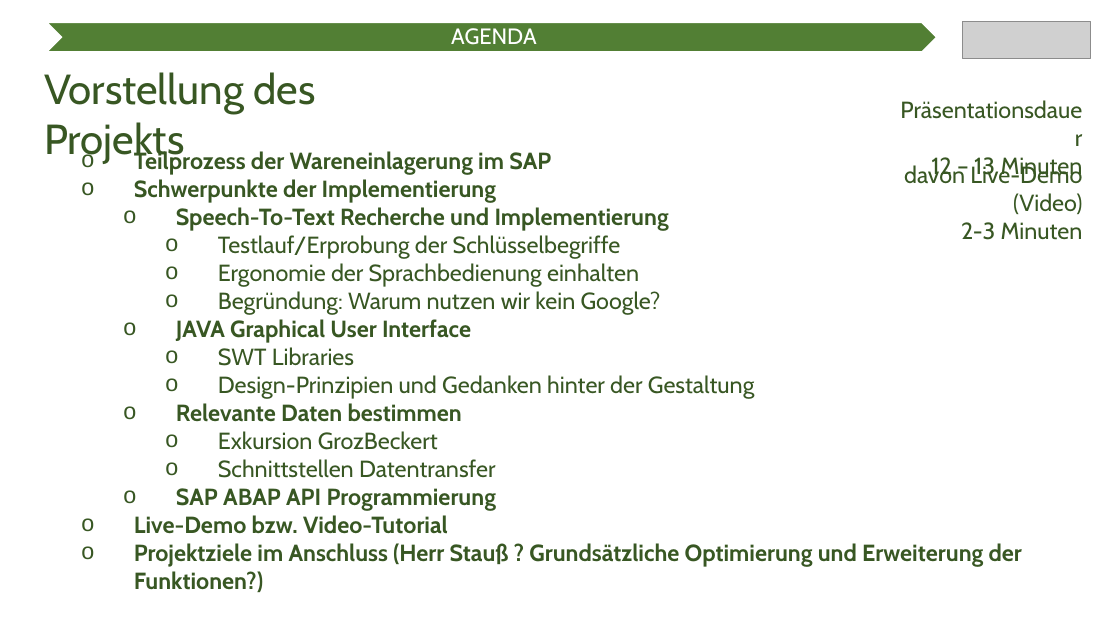
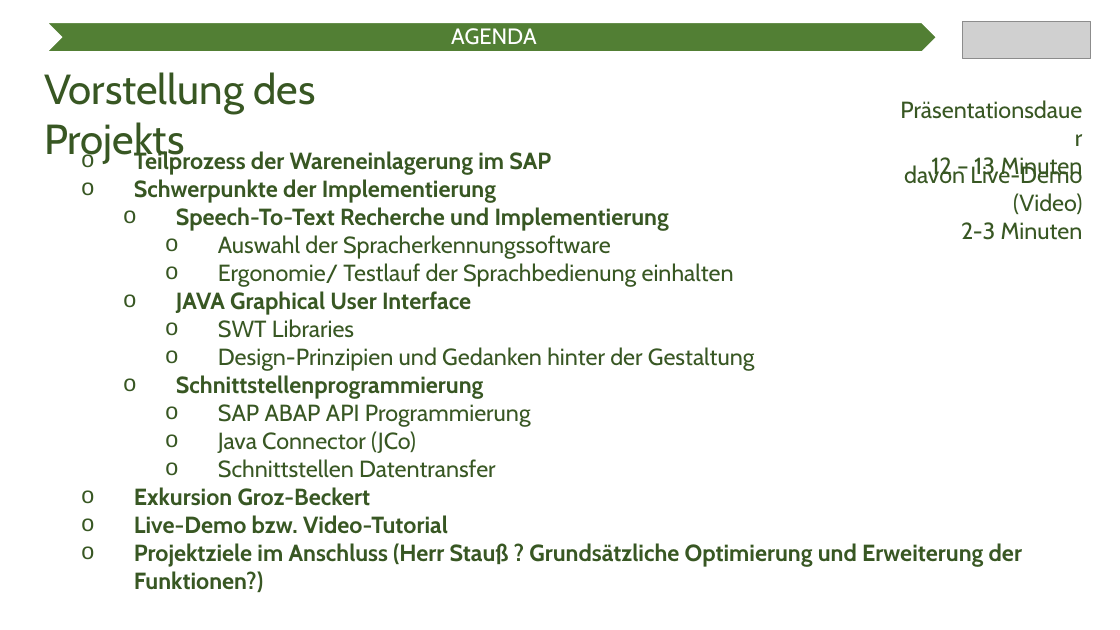
Before and after one commit to Ratoh/SAPLEXA, a slide deck: slide 2 of CavallaroAngelo/Präsentation Wahlmodulvorstellung/SAPlexa Präsentation.pptx (slide 3 before the commit). Drawn at 1120x630 pixels with LibreOffice and Linux fonts; fonts in the diff are those of the drawing; grey boxes stand for pictures. Boxes give left, top, right and bottom in pixels: in the first picture for what was removed or moved away, otherwise in the second. Text is boxed around its words. In the diff, an @@ line names an element or a change of style, - is before the commit and + after.

```diff
--- a/CavallaroAngelo/Präsentation Wahlmodulvorstellung/SAPlexa Präsentation.pptx
+++ b/CavallaroAngelo/Präsentation Wahlmodulvorstellung/SAPlexa Präsentation.pptx
@@ text at (218, 235, 734, 287): text changed @@
-    o Testlauf/Erprobung der Schlüsselbegriffe
-    o Ergonomie der Sprachbedienung einhalten
-    o Begründung: Warum nutzen wir kein Google?
+    o Auswahl der Spracherkennungssoftware
+    o Ergonomie/ Testlauf der Sprachbedienung einhalten
@@ text at (176, 375, 531, 453): text changed; bold off @@
-  o Relevante Daten bestimmen
-    o Exkursion GrozBeckert
+  o Schnittstellenprogrammierung
+    o SAP ABAP API Programmierung
+    o Java Connector (JCo)
@@ text at (134, 487, 371, 506): text changed @@
-  o SAP ABAP API Programmierung
+o Exkursion Groz-Beckert
```
Also in this commit, not shown: 5 other slides changed, 2 slides added, 2 slides removed, 1 other file.
